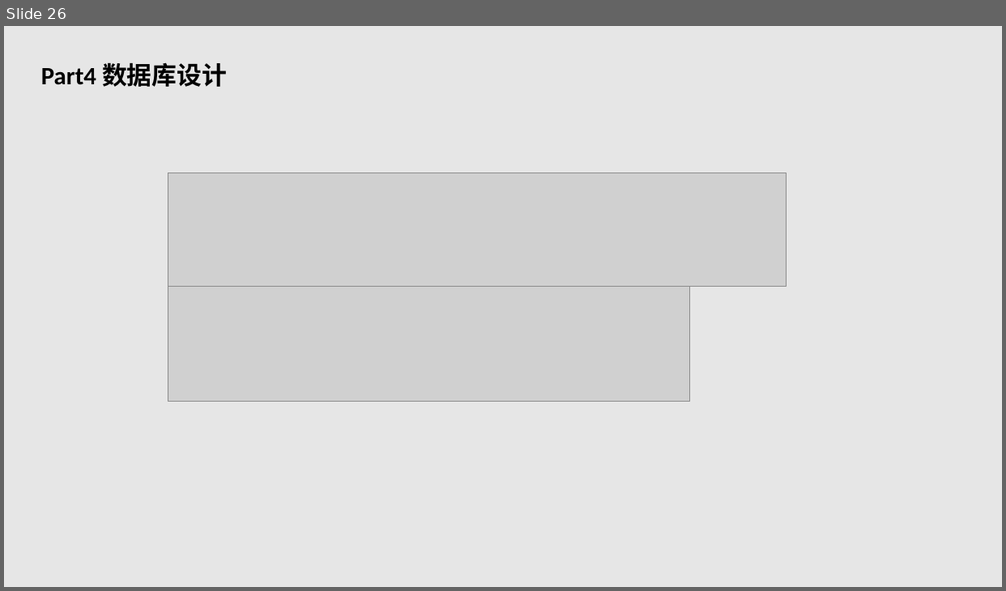
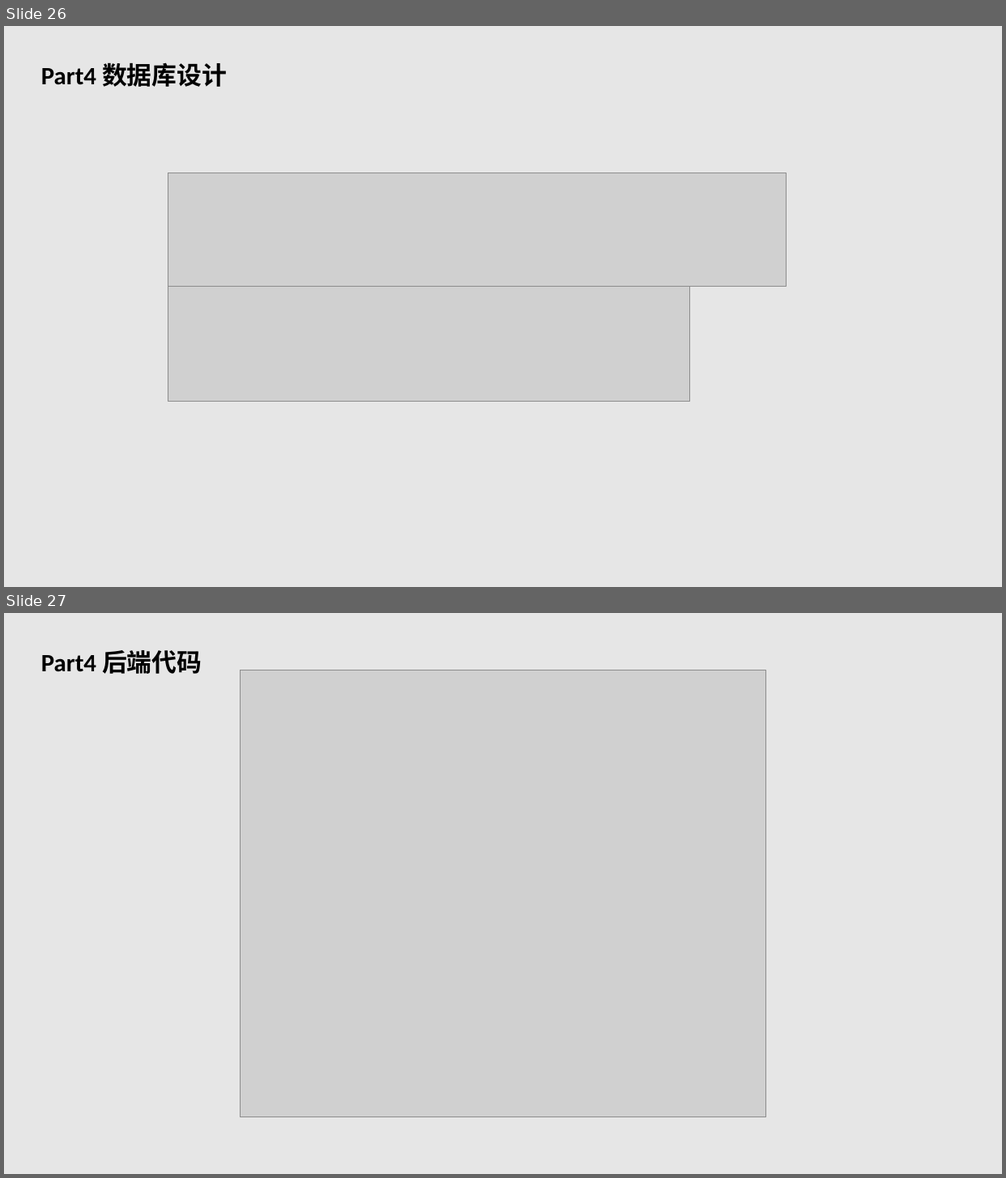
Before and after one commit to G03-LHL/SE2018--G03, a slide deck: 625/SE2018春-G03-项目总结PPT.pptx. Shown one above the other, each under a label of ours: slide 26 before the commit, slides 26 and 27 after it. The pictures are 1006x591 and 1006x1178 pixels, drawn with LibreOffice and Linux fonts; fonts in the diff are those of the drawing; grey boxes stand for pictures. Boxes give left, top, right and bottom in pixels: in the first picture for what was removed or moved away, otherwise in the second. Text is boxed around its words. In the diff, an @@ line names an element or a change of style, - is before the commit and + after.

```diff
--- a/625/SE2018春-G03-项目总结PPT.pptx
+++ b/625/SE2018春-G03-项目总结PPT.pptx
@@ slide 27 added at bbox=[4, 613, 1002, 1174], background #E6E6E6 @@
@@ text added at bbox=[41, 650, 202, 674], 24 pt, text #000000, bold @@
+Part4 后端代码
@@ picture added at bbox=[240, 671, 766, 1118] @@
```
Also in this commit, not shown: 2 slides changed.
